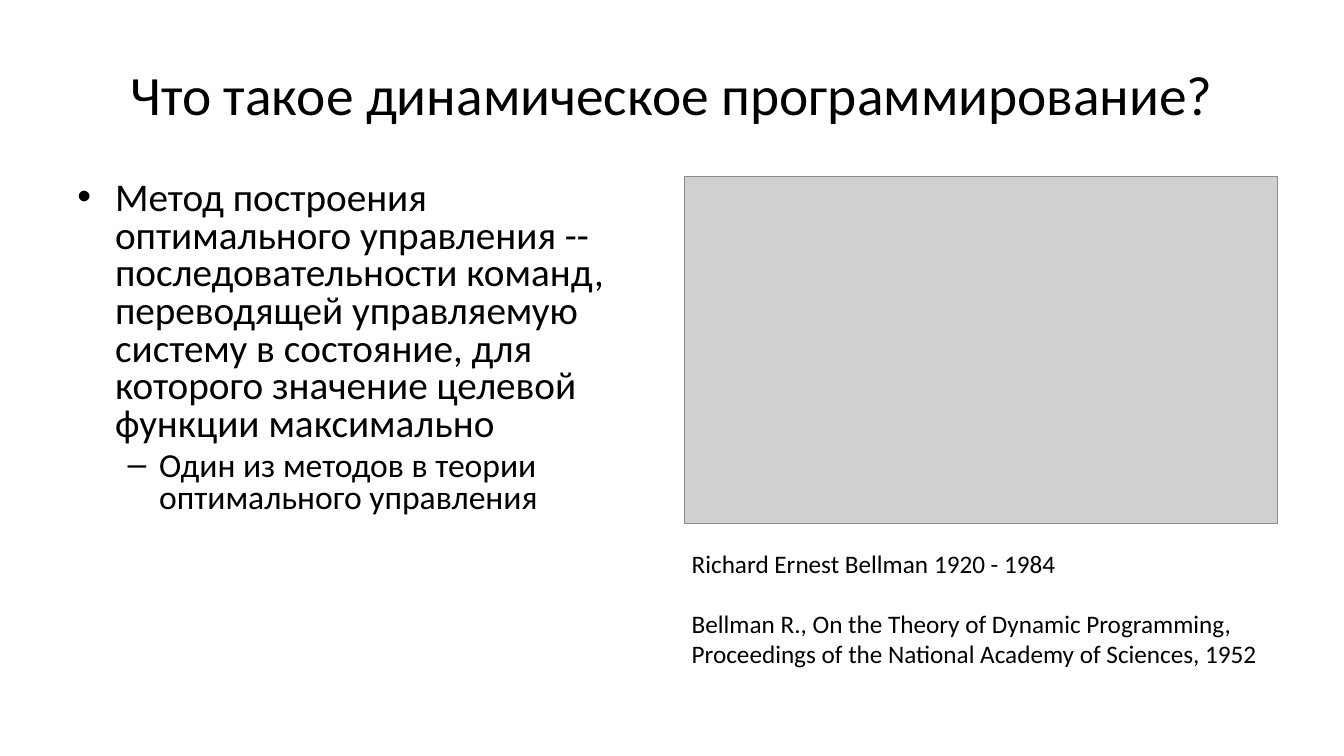
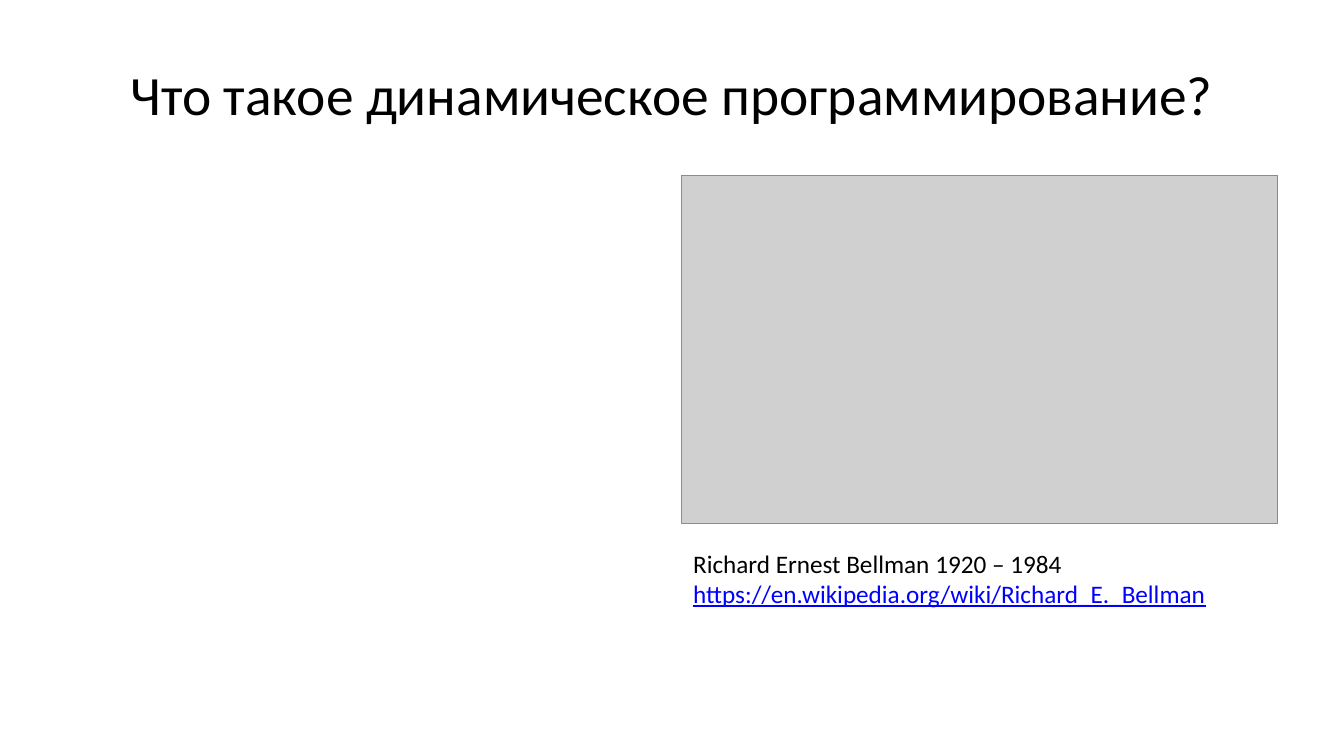
Before and after one commit to Evgueni-Petrov-aka-espetrov/Algorithms-and-Programming-in-C-pptx, a slide deck: slide 4 of 21 Динамическое программирование.pptx (slide 3 before the commit). Drawn at 1344x756 pixels with LibreOffice and Linux fonts; fonts in the diff are those of the drawing; grey boxes stand for pictures. Boxes give left, top, right and bottom in pixels: in the first picture for what was removed or moved away, otherwise in the second. Text is boxed around its words. In the diff, an @@ line names an element or a change of style, - is before the commit and + after.

```diff
--- a/21 Динамическое программирование.pptx
+++ b/21 Динамическое программирование.pptx
@@ text removed at (x1=115, y1=186, x2=604, y2=515) @@
-• Метод построения оптимального управления -- последовательности команд, переводящей управляемую систему в состояние, для которого значение целевой функции максимально
-  – Один из методов в теории оптимального управления
@@ text at (x1=693, y1=555, x2=1205, y2=608): text changed; text colour #000000 to #0000FF @@
-Richard Ernest Bellman 1920 - 1984
-Bellman R., On the Theory of Dynamic Programming, Proceedings of the National Academy of Sciences, 1952
+Richard Ernest Bellman 1920 – 1984
+https://en.wikipedia.org/wiki/Richard_E._Bellman
```
Also in this commit, not shown: 16 other slides changed, 105 slides added, 1 slide removed.
